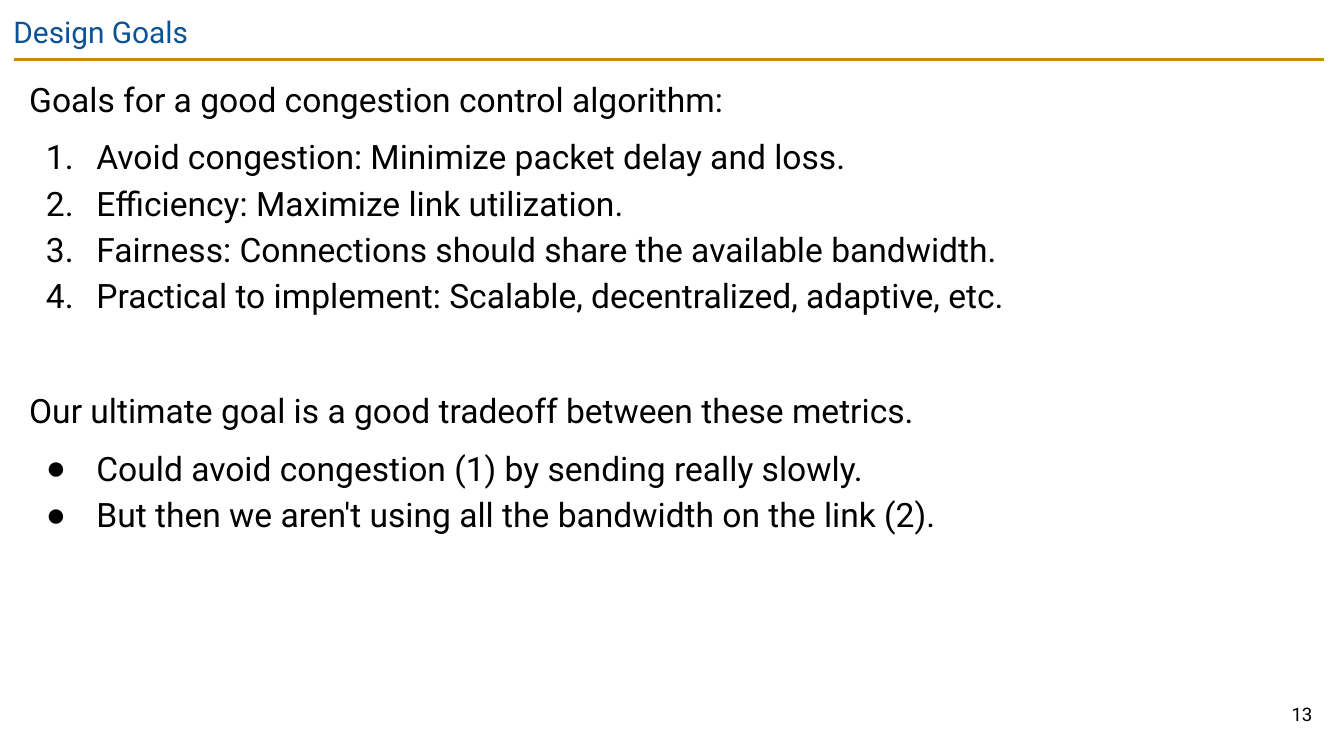
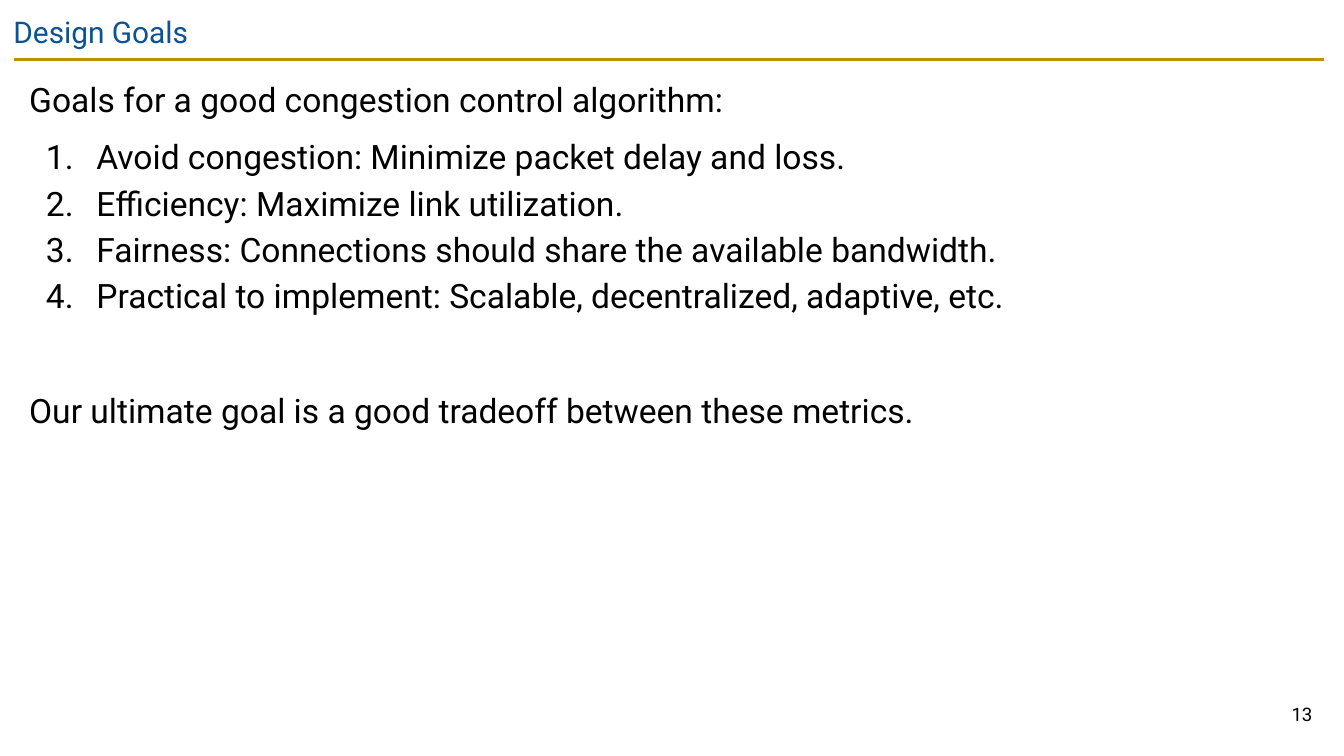
Before and after one commit to guhofstra/CSC175Sp26, a slide deck: slide 13 of PPTs/Lecture 12 - Congestion Control.pptx. Drawn at 1344x756 pixels with LibreOffice and Linux fonts; fonts in the diff are those of the drawing. Boxes give left, top, right and bottom in pixels: in the first picture for what was removed or moved away, otherwise in the second. Text is boxed around its words. In the diff, an @@ line names an element or a change of style, - is before the commit and + after.

```diff
--- a/PPTs/Lecture 12 - Congestion Control.pptx
+++ b/PPTs/Lecture 12 - Congestion Control.pptx
@@ text at [96, 454, 935, 535]: paragraphs removed @@
-● Could avoid congestion (1) by sending really slowly.
-● But then we aren't using all the bandwidth on the link (2).
```
Also in this commit, not shown: 2 other slides changed, 30 other files.
